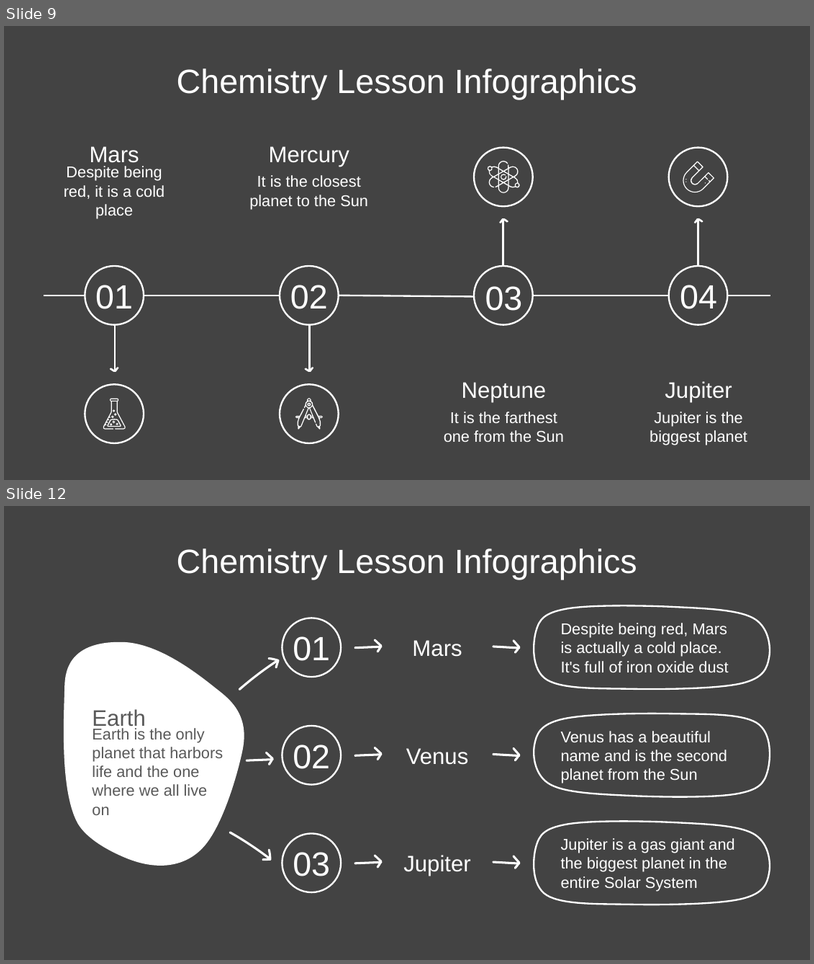
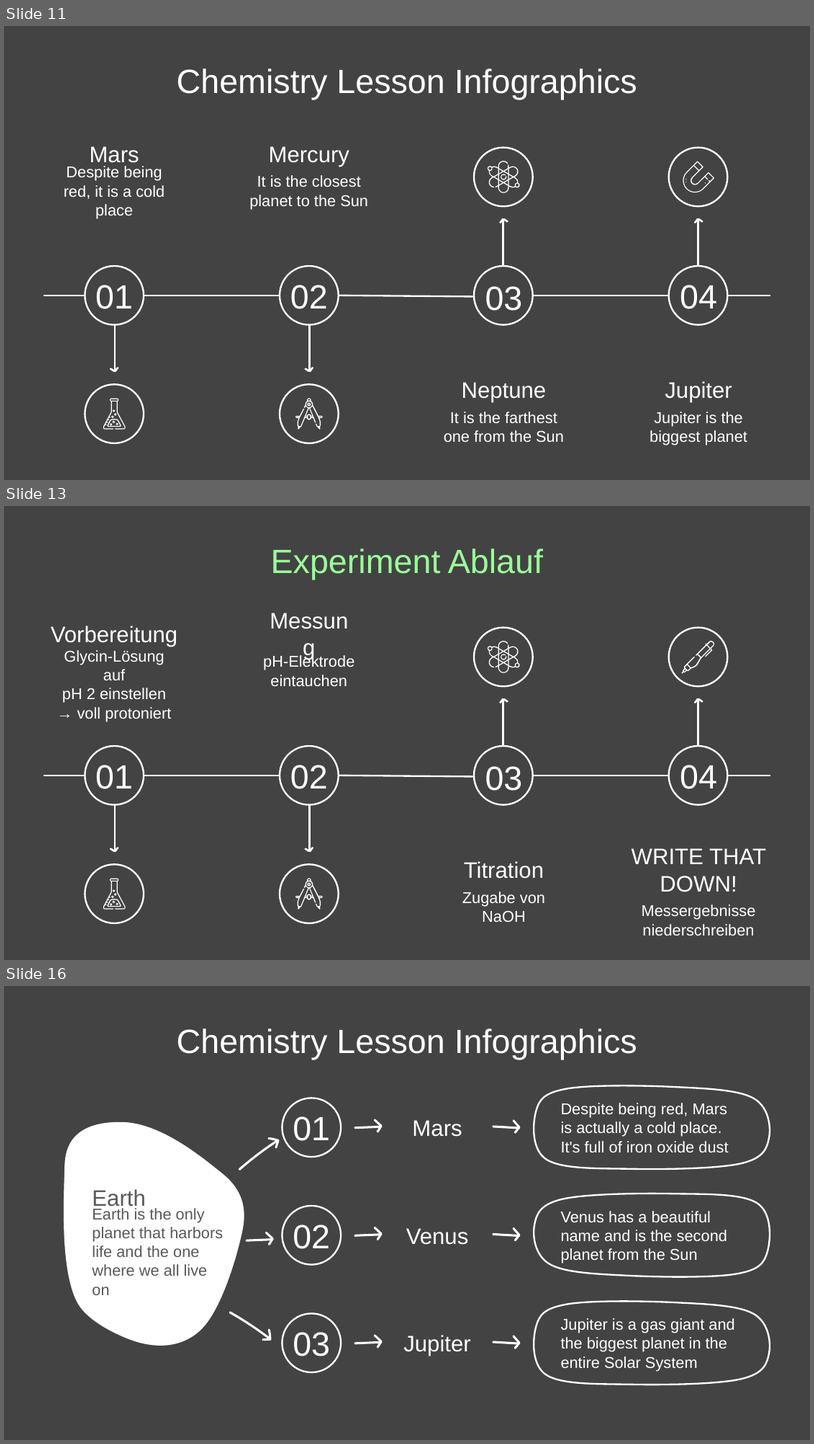
Before and after one commit to TimerErTim/bioinf.bio, a slide deck: sem-3_titration/presentation/BCH3_WS2025_GlycinTitration_ExecutionPlan.pptx. Shown one above the other, each under a label of ours: slides 9 and 12 before the commit, slides 11, 13 and 16 after it; the slides between them are not shown. The pictures are 814x964 and 814x1444 pixels, drawn with LibreOffice and Linux fonts; fonts in the diff are those of the drawing. Boxes give left, top, right and bottom in pixels: in the first picture for what was removed or moved away, otherwise in the second. Text is boxed around its words. In the diff, an @@ line names an element or a change of style, - is before the commit and + after.

Commit message:
feat(titration): add illustration for processes

```diff
--- a/sem-3_titration/presentation/BCH3_WS2025_GlycinTitration_ExecutionPlan.pptx
+++ b/sem-3_titration/presentation/BCH3_WS2025_GlycinTitration_ExecutionPlan.pptx
@@ slide 13 added at (4,506,810,960), background #434343 @@
@@ title added at (271,548,543,580), 30 pt, text #99FF99 @@
+Experiment Ablauf
@@ text added at (51,626,178,646), 20 pt, text #FFFFFF @@
+Vorbereitung
@@ text added at (257,619,362,649), 20 pt, text #FFFFFF @@
+Messung
@@ text added at (62,650,171,721), 14 pt, text #FFFFFF @@
+Glycin-Lösung auf
+pH 2 einstellen
+→ voll protoniert
@@ text added at (263,654,355,686), 14 pt, text #FFFFFF @@
+pH-Elektrode eintauchen
@@ freeform shape added at (487,641,521,673), fill #FFFFFF @@
@@ freeform shape added at (501,654,507,660), fill #FFFFFF @@
@@ freeform shape added at (682,641,715,674), fill #FFFFFF @@
@@ group added at (44,628,771,923): 12 freeform shapes, 8 ellipses, 5 lines @@
@@ text added at (95,764,133,789), 30 pt, text #FFFFFF @@
+01
@@ text added at (291,764,328,789), 30 pt, text #FFFFFF @@
+02
@@ text added at (680,764,718,789), 30 pt, text #FFFFFF @@
+04
@@ text added at (486,766,523,790), 30 pt, text #FFFFFF @@
+03
@@ text added at (632,848,766,892), 20 pt, text #FFFFFF @@
+WRITE THAT DOWN!
@@ text added at (464,861,544,878), 20 pt, text #FFFFFF @@
+Titration
@@ group added at (103,878,126,909): 8 freeform shapes @@
@@ freeform shape added at (295,878,322,909), fill #FFFFFF @@
@@ freeform shape added at (307,883,311,886), fill #FFFFFF @@
@@ text added at (463,891,545,921), 14 pt, text #FFFFFF @@
+Zugabe von NaOH
@@ text added at (642,904,756,935), 14 pt, text #FFFFFF @@
+Messergebnisse niederschreiben
@@ what was slide 9 is now slide 11 @@
@@ what was slide 12 is now slide 16 @@
```
Also in this commit, not shown: 1 slide changed, 3 other slides added, 11 other files.
